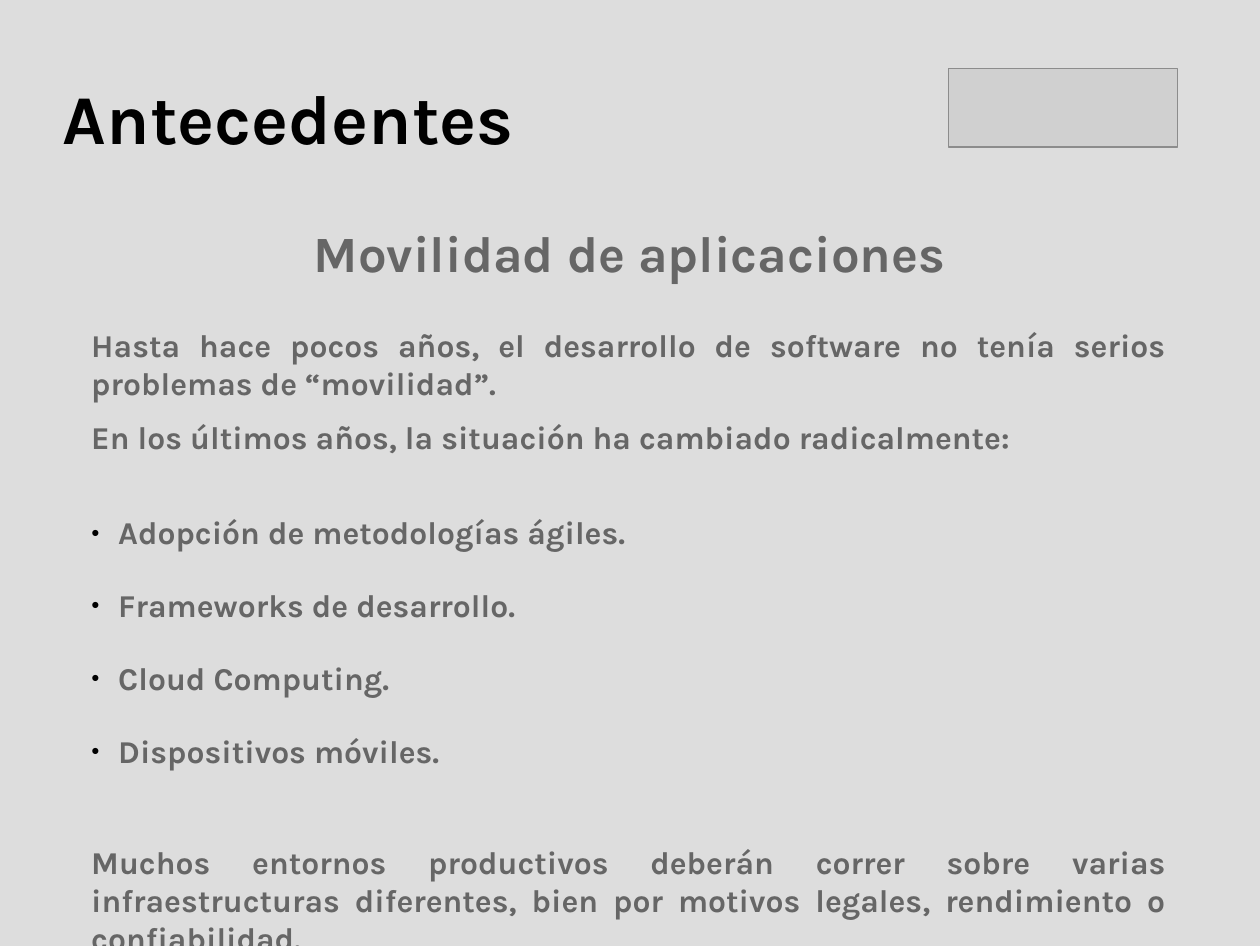
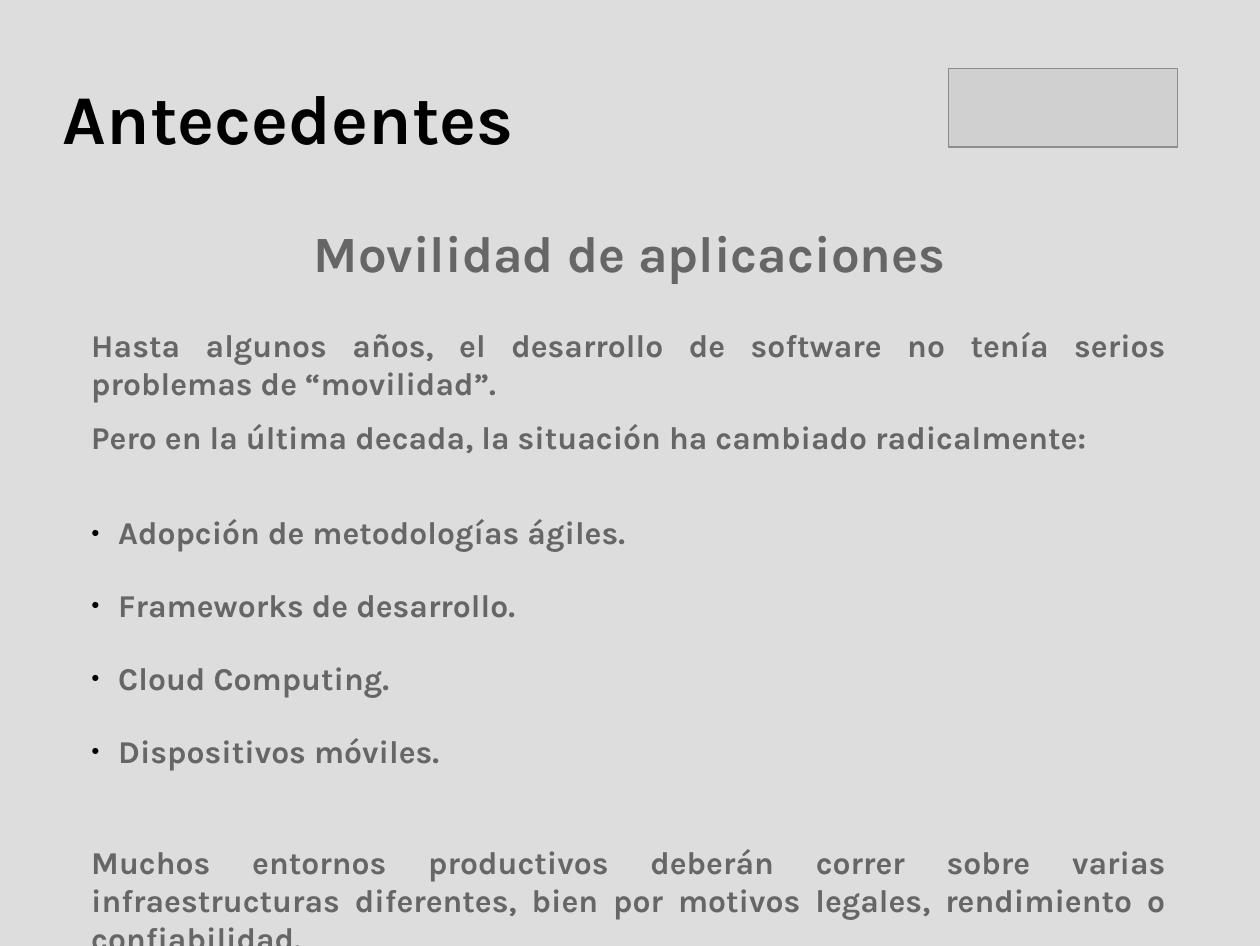
Before and after one commit to hdortiz/docker_rocc2015, a slide deck: slide 4 of presentacion.odp. Drawn at 1260x946 pixels with LibreOffice and Linux fonts; fonts in the diff are those of the drawing; grey boxes stand for pictures. Boxes give left, top, right and bottom in pixels: in the first picture for what was removed or moved away, otherwise in the second. Text is boxed around its words. In the diff, an @@ line names an element or a change of style, - is before the commit and + after.

```diff
--- a/presentacion.odp
+++ b/presentacion.odp
@@ text at (x1=91, y1=332, x2=1165, y2=453): text changed @@
-Hasta hace pocos años, el desarrollo de software no tenía serios problemas de “movilidad”.
-En los últimos años, la situación ha cambiado radicalmente:
+Hasta algunos años, el desarrollo de software no tenía serios problemas de “movilidad”.
+Pero en la última decada, la situación ha cambiado radicalmente:
```
Also in this commit, not shown: 1 other slide changed, 1 slide added, 1 other file.
